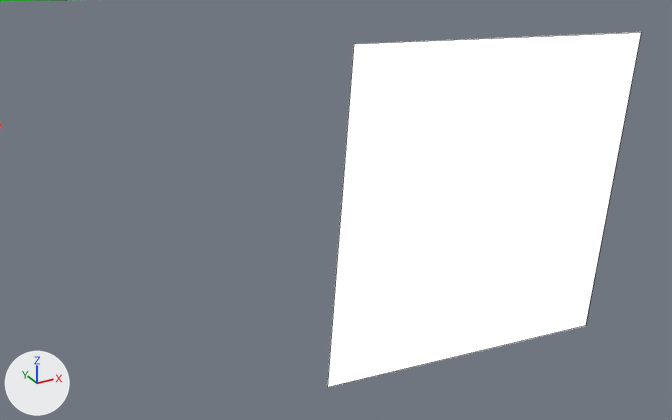
One commit to the Blender file assets-source/blender/motion/velociraptor-rest.blend: the scene before it, then after it.
The view is the same before and after, from a 50 mm camera at (48.74, -33.59, 15.68) aimed at (50.99, -29.51, 13.64). The lights are fixed; the arrows at lower left show +X, +Y and +Z. The first picture is the older version. Mesh edges are drawn as thin lines on the coarser meshes.

Before the edit, the objects in view are built like this:
```python
me_dinotycoon_motion_velociraptor_rest_sample_eye = bpy.data.meshes.new('DinoTycoon_Motion_velociraptor_rest_sample_eye')
me_dinotycoon_motion_velociraptor_rest_sample_eye.from_pydata(...)  # 8 vertices, 6 faces; spans x 50.67..52.6, y -30.0, z 12.74..14.68
me_dinotycoon_motion_velociraptor_rest_sample_eye.materials.append(mat_dinotycoon_role_e)  # white #ffffff
ob_dinotycoon_motion_velociraptor_rest_eye = bpy.data.objects.new('DinoTycoon_Motion_velociraptor_rest_eye', me_dinotycoon_motion_velociraptor_rest_sample_eye)
ob_dinotycoon_motion_velociraptor_rest_eye.location = (0.0, 0.0, 0.0)
```
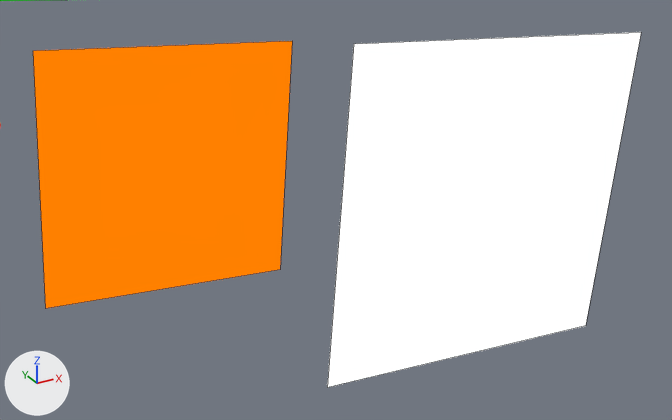
Pixel boxes (x1, y1, x2, y2) of what changed, in the pictures (672 x 420 px):
'DinoTycoon_Motion_velociraptor_rest_eye_white', added (orange)
    after: (33, 41, 292, 309)

Edits to the bpy script that builds the scene:
```text
Add mat_dinotycoon_role_y:
    mat_dinotycoon_role_y = emission_material('DinoTycoon_Role_Y')
    mat_dinotycoon_role_y.base_color = (1.0, 0.216, 0.0)  # orange #ff8000
Add me_dinotycoon_motion_velociraptor_rest_sample_eye_white:
    me_dinotycoon_motion_velociraptor_rest_sample_eye_white.from_pydata([(49.6, -29.0, 14.58), (50.99, -29.0, 14.47), (50.88, -29.0, 13.07), (49.49, -29.0, 13.18), (49.6, -29.0, 14.58), (50.99, -29.0, 14.47), (50.88, -29.0, 13.07), (49.49, -29.0, 13.18)], [], [(3, 2, 1, 0), (4, 5, 6, 7), (0, 1, 5, 4), (1, 2, 6, 5), (2, 3, 7, 6), (3, 0, 4, 7)])
    me_dinotycoon_motion_velociraptor_rest_sample_eye_white.materials.append(mat_dinotycoon_role_y)  # orange #ff8000
Add ob_dinotycoon_motion_velociraptor_rest_eye_white:
    ob_dinotycoon_motion_velociraptor_rest_eye_white = bpy.data.objects.new('DinoTycoon_Motion_velociraptor_rest_eye_white', me_dinotycoon_motion_velociraptor_rest_sample_eye_white)
    ob_dinotycoon_motion_velociraptor_rest_eye_white.location = (0.0, 0.0, 0.0)
```
